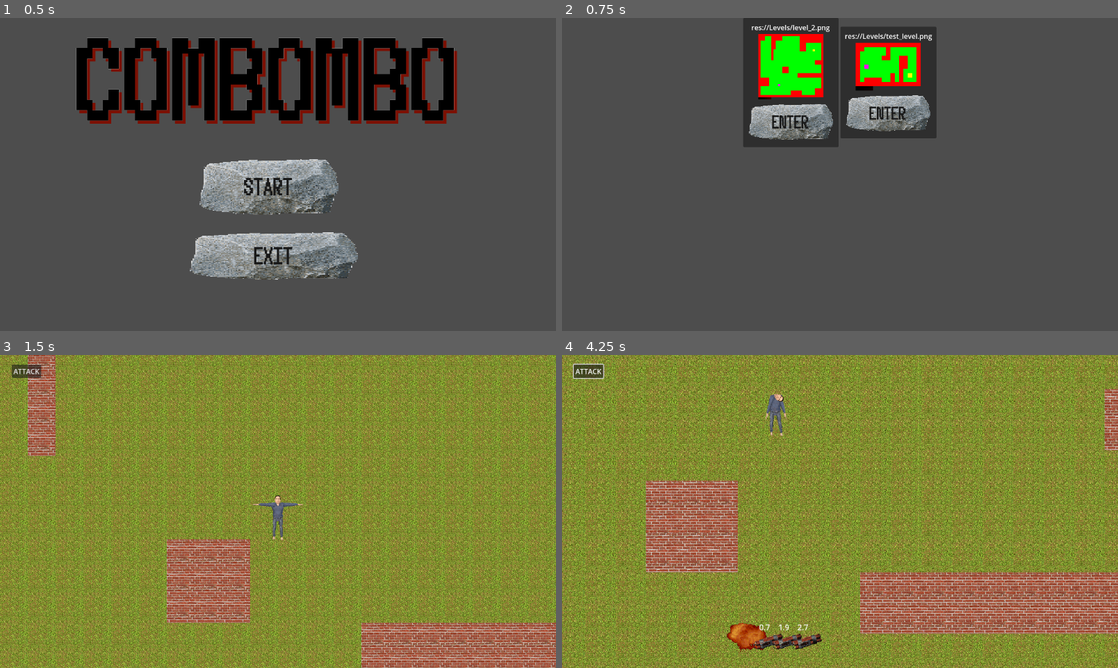
Above: before the commit, frames 1-4 (two rows, left to right).
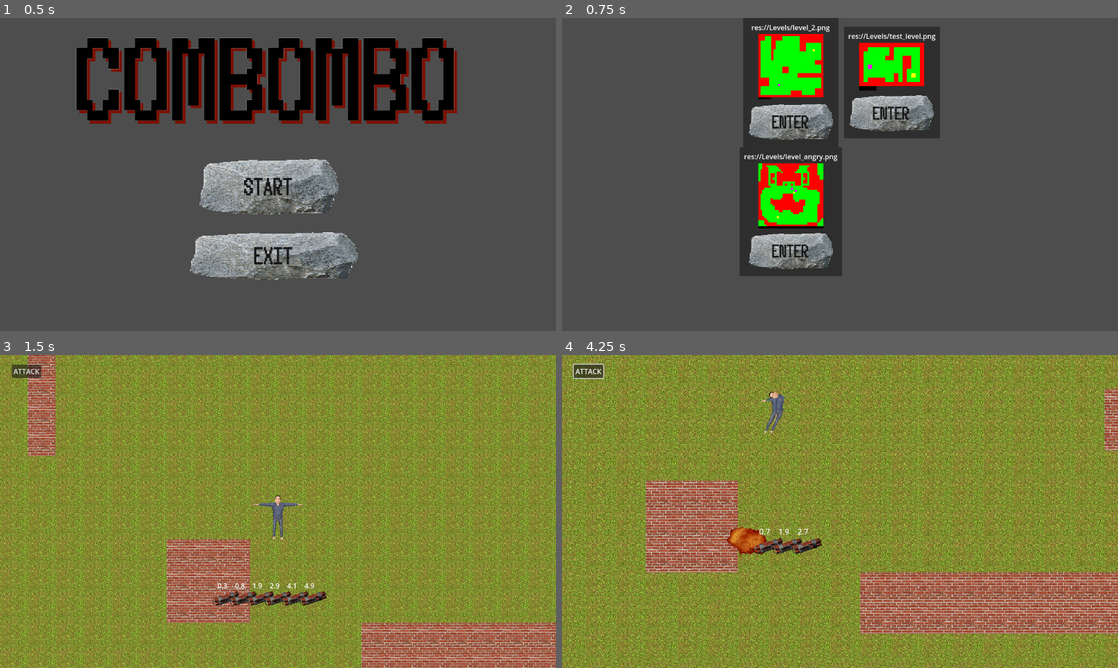
Above: after the commit, the same moments.

Repository: MaxWesterlund/Combombo
Game: Godot game, scene res://Scenes/Menus/Menu.tscn
The game is run twice, just before and just after one commit, with the same random seed, the same clock (stepped at 60 frames per second) and the same inputs.
Inputs (mouse positions are in pixels of both pictures, inside the frame that each line leads up to):
- Up to frame 1 (0.5 s): no input
- Up to frame 2 (0.75 s): click (828, 187) at 0.5 s
- Up to frame 3 (1.5 s): click (227, 458) at 1.27 s
- Up to frame 4 (4.25 s): click "ATTACK" at 2 s; move the mouse to (962, 495) at 2.77 s; press the mouse at (962, 495) at 2.78 s; hold D (move_right) 2.78-3.53 s; move the mouse to (728, 527) at 3.52 s; release the mouse at (728, 527) at 3.53 s; hold S (move_down) from 3.53 s (still down); tap Mouse wheel up (zoom_in) at 3.6 s

Frame 1 is identical in both runs. In frame 2, 9.4% of the frame differs, in the area x 32-68%, y 2-83%; in frame 3, 0.7%; in frame 4, 2.0%.

Commit message:
bombs on camera, bombs animations finished event

Diff:
--- a/Scenes/bombo.gd
+++ b/Scenes/bombo.gd
@@ -11,8 +11,6 @@
 var state = STATE.IDLE
 var explode_time_start = 1.0
 var explode_time = explode_time_start
-
-@onready var player = get_node("/root/Main/Player")
 
 @onready var timer: Timer = $Timer
 @onready var time_text: Label = $Label
@@ -28,7 +26,8 @@
 	time_text.add_to_group("UI")
 	Events.attack.connect(start_timer)
 	time_text.text = "%.1f" % explode_time
-	explosion.animation_finished.connect(hide_self)
+	explosion.animation_finished.connect(on_animation_finished)
+	freeze = true
 
 func _process(delta):
 	if not timer.is_stopped():
@@ -67,8 +66,9 @@
 
 	return !result
 
-func hide_self():
+func on_animation_finished():
 	visible = false
+	Events.bomb_exploded_finished_animation.emit(self)
 
 func _on_input_event(viewport, event: InputEvent, shape_idx):
 	if event.is_action_pressed("pick_bomb"):
--- a/Scenes/last_attack.gd
+++ b/Scenes/last_attack.gd
@@ -7,13 +7,13 @@
 var bombs_exploded = []
 
 func _ready():
-	Events.bomb_exploded.connect(on_bomb_exploded)
+	Events.bomb_exploded_finished_animation.connect(on_bomb_exploded_finished_animation)
 
-func on_bomb_exploded(position: Vector2, force: float, node: Node2D):
+func on_bomb_exploded_finished_animation(node: Node2D):
 	bombs_exploded.append(node)
 	if len(bombs_exploded) >= Globals.number_of_bombs:
 		update_ghosts()
-		Events.all_bombs_exploded.emit()
+		Events.all_bombs_exploded_and_finished.emit()
 
 func update_ghosts():
 	for n in get_children():
--- a/Scenes/main.tscn
+++ b/Scenes/main.tscn
@@ -1,11 +1,10 @@
-[gd_scene load_steps=7 format=3 uid="uid://bvoqjs6mnrhpo"]
+[gd_scene load_steps=6 format=3 uid="uid://bvoqjs6mnrhpo"]
 
 [ext_resource type="Script" path="res://Scripts/attack_button.gd" id="2_g2qk1"]
 [ext_resource type="Script" path="res://Scripts/bomb_mover.gd" id="2_iy5b7"]
-[ext_resource type="PackedScene" path="res://Scenes/map_generator.tscn" id="5_t57r2"]
-[ext_resource type="PackedScene" path="res://Scenes/last_attack.tscn" id="6_m456q"]
-[ext_resource type="PackedScene" path="res://Scenes/main_camera.tscn" id="6_tlvpa"]
-[ext_resource type="Texture2D" uid="uid://dtwrd7pgfv5fn" path="res://Sprites/background.png" id="6_vuw80"]
+[ext_resource type="PackedScene" uid="uid://chs0dpfphsi52" path="res://Scenes/map_generator.tscn" id="5_t57r2"]
+[ext_resource type="PackedScene" uid="uid://b5hcj7p6h2ebw" path="res://Scenes/last_attack.tscn" id="6_m456q"]
+[ext_resource type="PackedScene" uid="uid://bil1p3w5to756" path="res://Scenes/main_camera.tscn" id="6_tlvpa"]
 
 [node name="Main" type="Node2D"]
 
@@ -29,20 +28,4 @@
 text = "ATTACK"
 script = ExtResource("2_g2qk1")
 
-[node name="Background" type="CanvasLayer" parent="."]
-layer = -1
-
-[node name="MarginContainer" type="MarginContainer" parent="Background"]
-anchors_preset = 15
-anchor_right = 1.0
-anchor_bottom = 1.0
-offset_right = 380.0
-offset_bottom = 216.0
-grow_horizontal = 2
-grow_vertical = 2
-
-[node name="TextureRect" type="TextureRect" parent="Background/MarginContainer"]
-layout_mode = 2
-texture = ExtResource("6_vuw80")
-
 [connection signal="pressed" from="CanvasLayer/AttackButton" to="CanvasLayer/AttackButton" method="_on_pressed"]
--- a/Scenes/map_generator.gd
+++ b/Scenes/map_generator.gd
@@ -2,6 +2,8 @@
 
 var bomb = preload("res://Scenes/bombo.tscn")
 var player = preload("res://Scenes/player.tscn")
+
+@onready var camera = get_node("/root/Main/MainCamera")
 
 const TILE_IMG_COLOR = {
 	ground = Color8(0, 255, 0),
@@ -65,5 +67,5 @@
 	for i in range(len(bombs_values)):
 		var instance = bomb.instantiate()
 		instance.set_explode_time_start(bombs_values[i] / 10.0)
-		instance.position = Vector2(-total/2.0 + individual * i, 400)
-		add_child(instance)
+		instance.position = Vector2(-total/2.0 + individual * i, 200)
+		camera.add_child(instance)
--- a/Scripts/bomb_mover.gd
+++ b/Scripts/bomb_mover.gd
@@ -6,6 +6,7 @@
 
 func _ready():
 	Events.bomb_press.connect(handle_bomb_press)
+	Events.attack.connect(on_attack)
 
 func _process(delta):
 	if bomb_moving:
@@ -20,6 +21,7 @@
 
 func handle_bomb_press(bomb: RigidBody2D):
 	if bomb_moving == null:
+		bomb.reparent(get_node("/root/Main/MapGenerator"))
 		bomb_moving = bomb
 		bomb_delta = bomb.position - get_global_mouse_position()
 	bomb_moving.freeze = true
@@ -28,3 +30,10 @@
 	if bomb_moving != null:
 		bomb_moving.freeze = false
 		bomb_moving = null
+
+func on_attack():
+	for bomb in get_tree().get_nodes_in_group("Bombs"):
+		bomb.reparent(get_node("/root/Main/MapGenerator"))
+		if bomb_moving != null:
+			bomb_moving.freeze = false
+		bomb_moving = null
--- a/Scripts/events.gd
+++ b/Scripts/events.gd
@@ -2,7 +2,8 @@
 
 signal attack
 signal bomb_exploded(position: Vector2, force: float, node: Node2D)
+signal bomb_exploded_finished_animation(node: Node2D)
 signal bomb_exploded_at_player(position: Vector2, force: float)
 signal spawn_player(position: Vector2)
 signal bomb_press(bomb: RigidBody2D)
-signal all_bombs_exploded
+signal all_bombs_exploded_and_finished
Binary file added: Levels/level_angry.png
Not shown, added: Levels/level_angry.png.import
Not shown: 1 places in Scenes/Menus/Menu.tscn that only renumber resources
